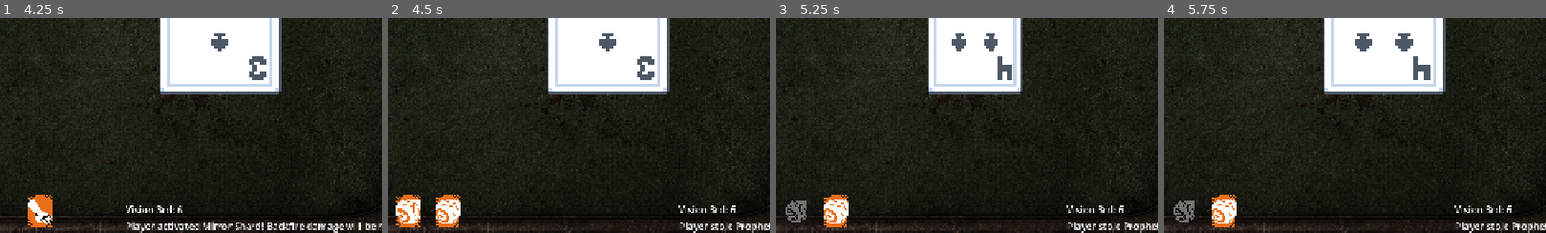
Above: before the commit, frames 1-4 (left to right).
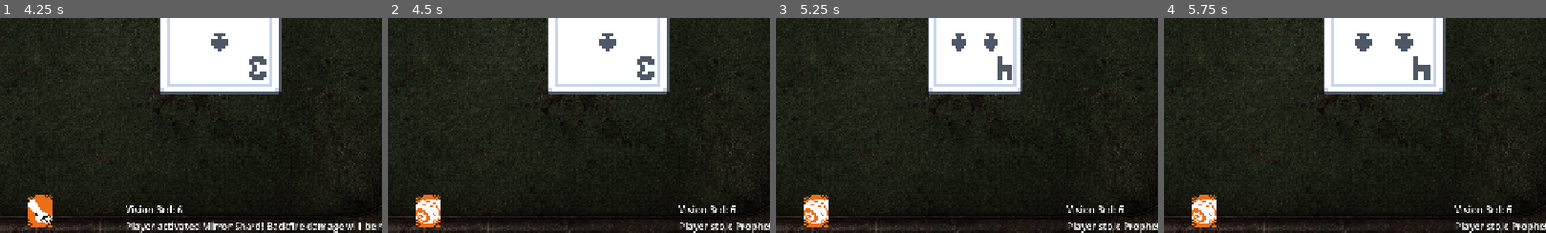
Above: after the commit, the same moments.

Repository: wadahac/HighLowPrototype
Game: Godot game, scene res://scenes/main.tscn
Same seed, same stepped clock (60 frames per second), same inputs: the game is played once before the commit and once after it.
Inputs (mouse positions are % of the whole screen's width and height, from its top left):
- Up to frame 1 (4.25 s): click (37, 95) at 0.5 s; click (40, 95) at 1.25 s; click (42, 95) at 2 s; click (45, 95) at 2.75 s; click (47, 95) at 3.5 s
- Up to frame 2 (4.5 s): click (50, 95) at 4.25 s
- Up to frame 3 (5.25 s): click "GUESS HIGHER" at 5 s
- Up to frame 4 (5.75 s): no input
The pictures show only the part of the screen within x 45-95%, y 50-100%; the shares and areas given below are measured in that part.

Frame 1 is identical in both runs. In frame 2, 2.2% of the frame differs, in the area x 2-19%, y 82-98%; in frame 3, 1.9%; in frame 4, 1.9%.

Commit message:
refactor: update trump card UI to use instance-based button rendering
Co-authored-by: aider (gemini/gemini-3.5-flash) <aider@aider.chat>

Diff:
--- a/high-low-prototype/src/HighLowGameManager.gd
+++ b/high-low-prototype/src/HighLowGameManager.gd
@@ -78,12 +78,7 @@
 	pass_button.pressed.connect(_on_pass_pressed)
 	restart_button.pressed.connect(reset_game)
 
-	# Connect Trump buttons
-	chains_button.pressed.connect(_on_chains_pressed)
-	executioner_button.pressed.connect(_on_executioner_pressed)
-	vision_button.pressed.connect(_on_vision_pressed)
-	sacrifice_button.pressed.connect(_on_sacrifice_pressed)
-	mirror_button.pressed.connect(_on_mirror_pressed)
+	# Connect Steal button
 	steal_button.pressed.connect(_on_steal_button_pressed)
 
 	if enemy_ai:
@@ -288,6 +283,51 @@
 func update_trump_ui() -> void:
 	refresh_trump_ui()
 
+func _setup_base_button(btn: Button, trump_instance) -> void:
+	if not btn:
+		return
+
+	# Clear old connections
+	for conn in btn.pressed.get_connections():
+		btn.pressed.disconnect(conn.callable)
+
+	var is_available = (trump_instance in trumps_hand) and (not trump_instance.is_used)
+	btn.visible = is_available
+	btn.disabled = not is_player_turn
+	btn.custom_minimum_size = Vector2(56, 56)
+	btn.flat = false
+	apply_button_theme(btn)
+
+	if is_available:
+		var file_name_lower = trump_instance.get_script().get_path().get_file().get_basename().to_lower()
+		var filename = ""
+		if "chains" in file_name_lower:
+			filename = "chains.png"
+		elif "executioner" in file_name_lower:
+			filename = "executioner.png"
+		elif "vision" in file_name_lower or "prophetic" in file_name_lower:
+			filename = "vision.png"
+		elif "sacrifice" in file_name_lower or "blood" in file_name_lower:
+			filename = "sacrifice.png"
+		elif "mirror" in file_name_lower:
+			filename = "mirror.png"
+
+		var tex = get_trump_texture(filename) if filename != "" else null
+		if tex != null:
+			btn.icon = tex
+			btn.expand_icon = true
+			btn.texture_filter = CanvasItem.TEXTURE_FILTER_NEAREST
+			btn.text = ""
+		else:
+			btn.icon = null
+			btn.text = trump_instance.card_name if "card_name" in trump_instance else btn.name
+
+		btn.pressed.connect(func():
+			trump_instance.execute_player(self)
+			refresh_trump_ui()
+			set_player_controls_enabled(is_player_turn)
+		)
+
 func refresh_trump_ui() -> void:
 	var container = $UI_Layer/TrumpContainer
 	if not container:
@@ -302,33 +342,12 @@
 	# Adjust Container Separation to accommodate larger buttons
 	container.add_theme_constant_override("separation", 10)
 
-	# Check which types of trumps are currently active (not used) in the player's hand
-	var has_chains = false
-	var has_executioner = false
-	var has_vision = false
-	var has_sacrifice = false
-	var has_mirror = false
-
-	for trump in trumps_hand:
-		if not trump.is_used:
-			var file_name = trump.get_script().get_path().get_file().get_basename().to_lower()
-			if "chainsoffate" in file_name or "chains" in file_name:
-				has_chains = true
-			elif "executioner" in file_name:
-				has_executioner = true
-			elif "propheticvision" in file_name or "vision" in file_name:
-				has_vision = true
-			elif "bloodsacrifice" in file_name or "sacrifice" in file_name:
-				has_sacrifice = true
-			elif "mirrorshard" in file_name or "mirror" in file_name:
-				has_mirror = true
-
-	# Update button visibilities and disabled states dynamically
-	_update_button_state(chains_button, has_chains, chains_trump)
-	_update_button_state(executioner_button, has_executioner, executioner_trump)
-	_update_button_state(vision_button, has_vision, vision_trump)
-	_update_button_state(sacrifice_button, has_sacrifice, sacrifice_trump)
-	_update_button_state(mirror_button, has_mirror, mirror_trump)
+	# Setup the 5 base buttons representing ONLY their original starting card instances
+	_setup_base_button(chains_button, chains_trump)
+	_setup_base_button(executioner_button, executioner_trump)
+	_setup_base_button(vision_button, vision_trump)
+	_setup_base_button(sacrifice_button, sacrifice_trump)
+	_setup_base_button(mirror_button, mirror_trump)
 
 	if steal_button:
 		steal_button.custom_minimum_size = Vector2(56, 56)
@@ -393,85 +412,6 @@
 		cash_out_button.disabled = true
 		if status_label:
 			status_label.text = "TRAPPED BY CHAINS OF FATE: YOU MUST GUESS!"
-
-func _update_button_state(btn: Button, has_trump: bool, default_trump) -> void:
-	if not btn:
-		return
-	btn.visible = has_trump
-	btn.disabled = not is_player_turn
-	btn.custom_minimum_size = Vector2(56, 56)
-	btn.flat = false
-	apply_button_theme(btn)
-
-	# Clear old connections to prevent duplicate triggers
-	for conn in btn.pressed.get_connections():
-		btn.pressed.disconnect(conn.callable)
-
-	var display_name = default_trump.card_name if "card_name" in default_trump else btn.name
-
-	# Map trump card types to exact filenames
-	var filename = ""
-	var file_name_lower = default_trump.get_script().get_path().get_file().get_basename().to_lower()
-	if "chains" in file_name_lower:
-		filename = "chains.png"
-	elif "executioner" in file_name_lower:
-		filename = "executioner.png"
-	elif "vision" in file_name_lower or "prophetic" in file_name_lower:
-		filename = "vision.png"
-	elif "sacrifice" in file_name_lower or "blood" in file_name_lower:
-		filename = "sacrifice.png"
-	elif "mirror" in file_name_lower:
-		filename = "mirror.png"
-
-	var tex = get_trump_texture(filename) if filename != "" else null
-
-	if tex != null and has_trump:
-		btn.icon = tex
-		btn.expand_icon = true
-		btn.texture_filter = CanvasItem.TEXTURE_FILTER_NEAREST
-		btn.text = ""
-	else:
-		btn.icon = null
-		btn.text = display_name
-
-	if has_trump:
-		# Reconnect to the specific handler
-		if btn == chains_button:
-			btn.pressed.connect(_on_chains_pressed)
-		elif btn == executioner_button:
-			btn.pressed.connect(_on_executioner_pressed)
-		elif btn == vision_button:
-			btn.pressed.connect(_on_vision_pressed)
-		elif btn == sacrifice_button:
-			btn.pressed.connect(_on_sacrifice_pressed)
-		elif btn == mirror_button:
-			btn.pressed.connect(_on_mirror_pressed)
-
-func _use_trump_type(type_name: String) -> void:
-	for trump in trumps_hand:
-		if not trump.is_used:
-			var file_name = trump.get_script().get_path().get_file().get_basename().to_lower()
-			if type_name in file_name:
-				trump.execute_player(self)
-				break
-	refresh_trump_ui()
-	set_player_controls_enabled(is_player_turn)
-
-# Trump Card Handlers
-func _on_chains_pressed() -> void:
-	_use_trump_type("chains")
-
-func _on_executioner_pressed() -> void:
-	_use_trump_type("executioner")
-
-func _on_vision_pressed() -> void:
-	_use_trump_type("vision")
-
-func _on_sacrifice_pressed() -> void:
-	_use_trump_type("sacrifice")
-
-func _on_mirror_pressed() -> void:
-	_use_trump_type("mirror")
 
 func _on_steal_button_pressed() -> void:
 	var stolen_trump = steal_trump.apply_effect(self, enemy_ai, self)
